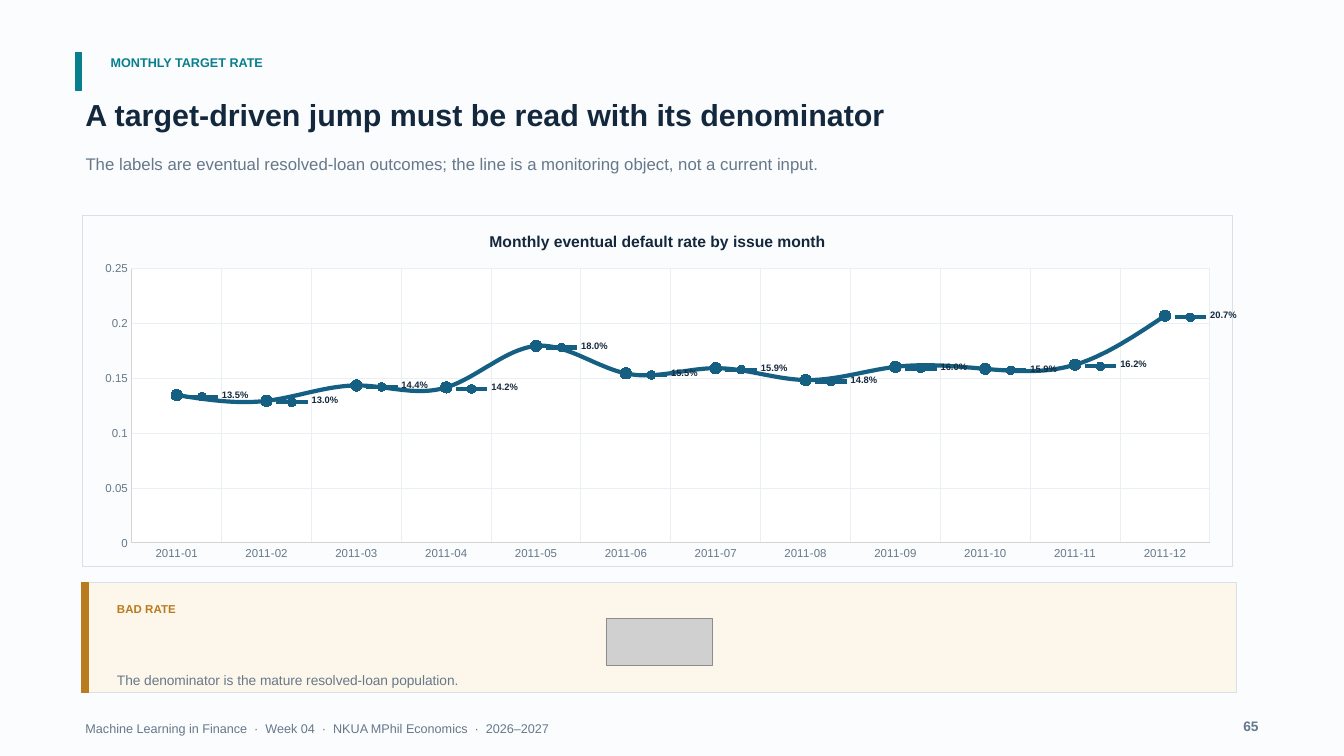
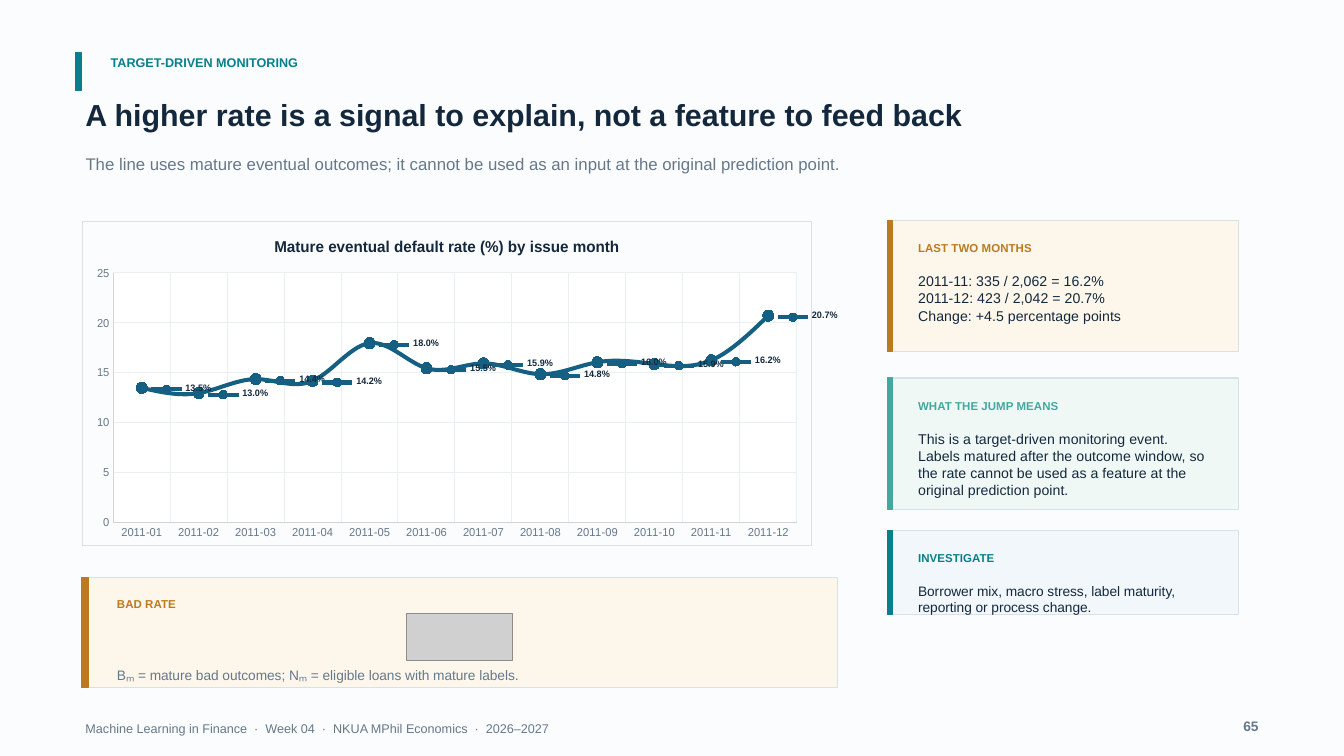
Before and after one commit to fkottas/Teaching-Courses, a slide deck: slide 65 of Machine Learning in Finance/2026-2027/lectures/week-04/slides/Lecture_04_Feature_Engineering_for_Financial_Data_2026-2027.pptx. Drawn at 1344x756 pixels with LibreOffice and Linux fonts; fonts in the diff are those of the drawing; grey boxes stand for pictures. Boxes give left, top, right and bottom in pixels: in the first picture for what was removed or moved away, otherwise in the second. Text is boxed around its words. In the diff, an @@ line names an element or a change of style, - is before the commit and + after.

Commit message:
Revise Week 4 selection, CV, and target monitoring slides

```diff
--- a/Machine Learning in Finance/2026-2027/lectures/week-04/slides/Lecture_04_Feature_Engineering_for_Financial_Data_2026-2027.pptx
+++ b/Machine Learning in Finance/2026-2027/lectures/week-04/slides/Lecture_04_Feature_Engineering_for_Financial_Data_2026-2027.pptx
@@ text at <box>111,58,298,67</box>: text changed @@
-MONTHLY TARGET RATE
+TARGET-DRIVEN MONITORING
@@ text at <box>85,104,962,132</box>: text changed @@
-A target-driven jump must be read with its denominator
+A higher rate is a signal to explain, not a feature to feed back
@@ text at <box>86,158,839,174</box>: text changed @@
-The labels are eventual resolved-loan outcomes; the line is a monitoring object, not a current input.
+The line uses mature eventual outcomes; it cannot be used as an input at the original prediction point.
@@ line chart at <box>82,221,838,546</box> @@
@@ title "Monthly eventual default rate by issue month " to "Mature eventual default rate (%) by issue month " @@
-Series 1: 0.135, 0.13, 0.144, 0.142, 0.18, 0.155, 0.159, 0.148, 0.16, 0.159, 0.162, 0.207
+Series 1: 13.5, 13, 14.4, 14.2, 18, 15.5, 15.9, 14.8, 16, 15.9, 16.2, 20.7
@@ line chart: place and size @@
-line chart at <box>82,216,1237,568</box>
+line chart at <box>82,221,838,546</box>
@@ rectangle added at <box>887,221,1239,352</box>, fill #FCF7EA, outline #D7E1E7 0.75 pt @@
@@ rectangle added at <box>887,221,892,352</box>, fill #B97B1E, outline #B97B1E 0.75 pt @@
@@ text added at <box>918,244,1032,252</box>, 8.2 pt, text #B97B1E, bold @@
+LAST TWO MONTHS
@@ text added at <box>918,276,1121,324</box>, 10.1 pt, text #14283D @@
+2011-11: 335 / 2,062 = 16.2%
+2011-12: 423 / 2,042 = 20.7%
+Change: +4.5 percentage points
@@ rectangle added at <box>887,378,1239,509</box>, fill #F0F8F5, outline #D7E1E7 0.75 pt @@
@@ rectangle added at <box>887,378,892,509</box>, fill #43A89F, outline #43A89F 0.75 pt @@
@@ text added at <box>918,402,1059,410</box>, 8.2 pt, text #43A89F, bold @@
+WHAT THE JUMP MEANS
@@ text added at <box>918,433,1205,498</box>, 10.1 pt, text #14283D @@
+This is a target-driven monitoring event. Labels matured after the outcome window, so the rate cannot be used as a feature at the original prediction point.
@@ rectangle added at <box>887,530,1239,614</box>, fill #F1F7FA, outline #D7E1E7 0.75 pt @@
@@ rectangle added at <box>887,530,892,614</box>, fill #087F8C, outline #087F8C 0.75 pt @@
@@ text added at <box>918,554,994,562</box>, 8.2 pt, text #087F8C, bold @@
+INVESTIGATE
@@ rectangle: place and size @@
-rectangle at <box>82,583,88,693</box>
+rectangle at <box>82,578,88,688</box>
@@ rectangle: place and size @@
-rectangle at <box>82,583,1237,693</box>
+rectangle at <box>82,578,838,688</box>
@@ text "BAD RATE": place and size @@
-text "BAD RATE" at <box>117,605,176,613</box>
+text "BAD RATE" at <box>117,600,176,608</box>
@@ text added at <box>918,586,1175,615</box>, 9.8 pt, text #14283D @@
+Borrower mix, macro stress, label maturity, reporting or process change.
@@ picture: place and size @@
-picture at <box>607,619,713,666</box>
+picture at <box>407,613,513,660</box>
@@ text removed at <box>117,675,459,688</box> @@
-The denominator is the mature resolved-loan population.
@@ text added at <box>150,670,518,683</box>, 9.8 pt, text #66788A @@
+Bₘ = mature bad outcomes; Nₘ = eligible loans with mature labels.
```
Also in this commit, not shown: 4 other slides changed, 2 slides added, 2 slides removed, 2 other files.
